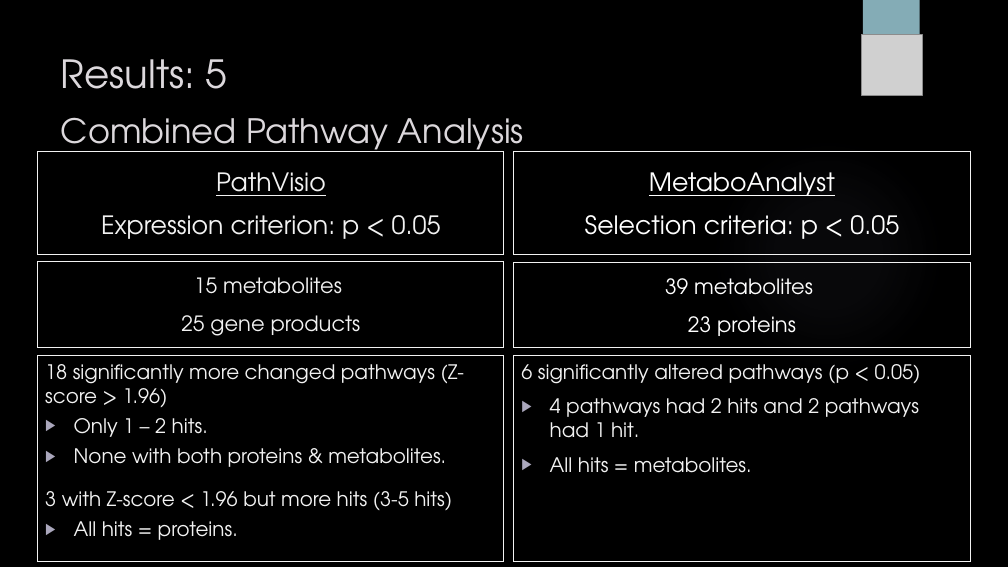
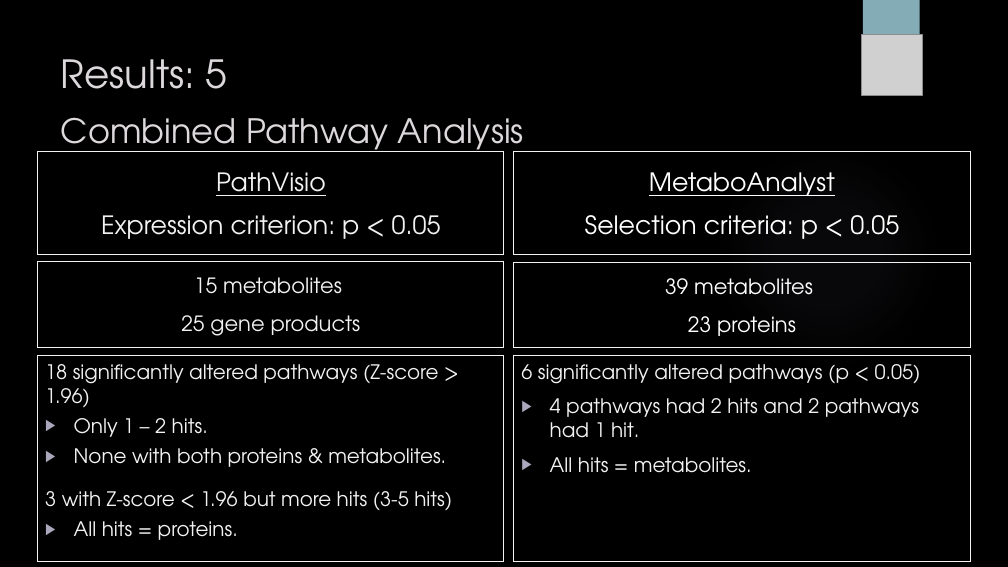
Before and after one commit to sabdeolive/Sabrina_BMS_Bachelor-Internship, a slide deck: slide 8 of Intermediate Presentation.pptx. Drawn at 1008x567 pixels with LibreOffice and Linux fonts; fonts in the diff are those of the drawing; grey boxes stand for pictures; background and template pictures are left out. Boxes give left, top, right and bottom in pixels: in the first picture for what was removed or moved away, otherwise in the second. Text is boxed around its words. In the diff, an @@ line names an element or a change of style, - is before the commit and + after.

```diff
--- a/Intermediate Presentation.pptx
+++ b/Intermediate Presentation.pptx
@@ text in rectangle at box(45, 364, 438, 408): text changed @@
-18 significantly more changed pathways (Z-score > 1.96)
+18 significantly altered pathways (Z-score > 1.96)
```
Also in this commit, not shown: 4 other slides changed.
